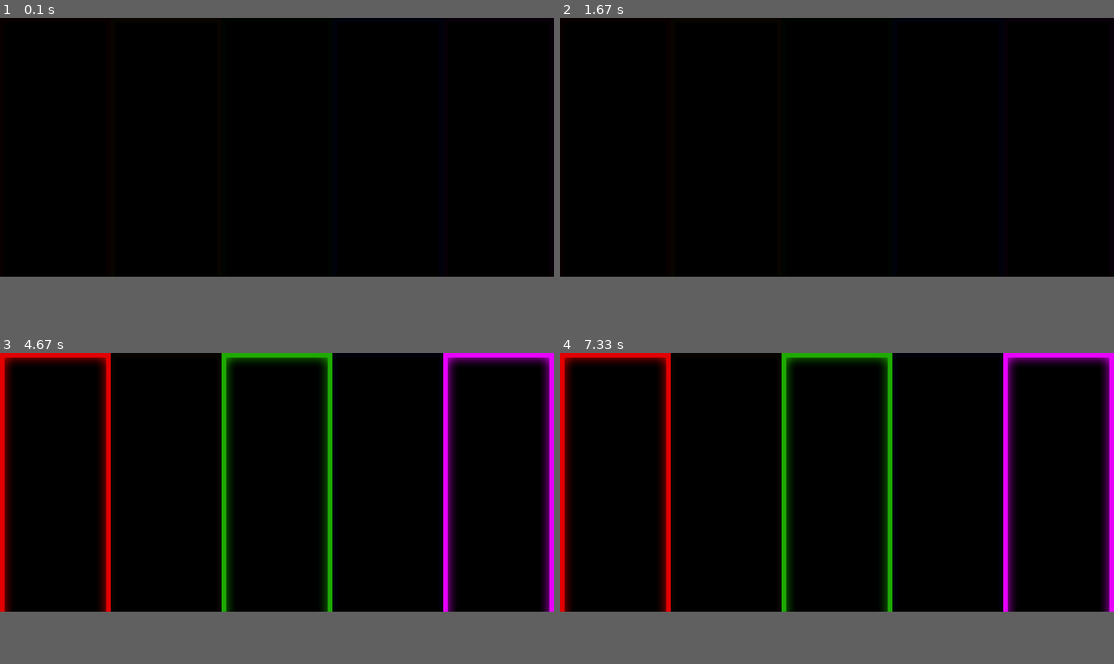
Above: before the commit, frames 1-4 (two rows, left to right).
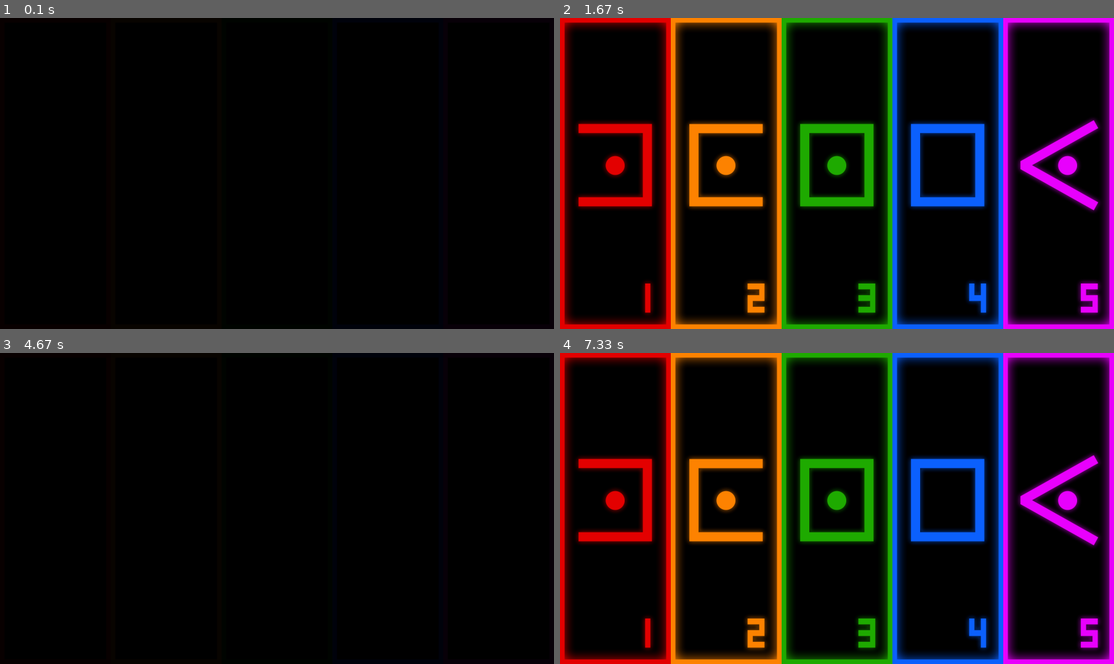
Above: after the commit, the same moments.

Repository: adambauman/python-summit-cipher
Game: pygame game, started from gs_summit_pygame.py
Two runs of this game, one before a commit and one after it. Both use one fixed random seed, a clock stepped at 60 frames per second and the inputs below.
Inputs:
- Up to frame 1 (0.1 s): no input
- Up to frame 2 (1.67 s): no input
- Up to frame 3 (4.67 s): no input
- Up to frame 4 (7.33 s): no input
In our replay, the window is 900x421 before the commit and 900x506 after it. These sizes can differ from the game's own. Grey fills any space a smaller window leaves; there, only what the larger window draws over its background counts as a difference.

The runs differ from the first frame. In frame 2, 37% of the frame differs, in the area x 0-100%, y 0-100%; in frame 3, 11%; in frame 4, 26%.

Commit message:
Updated active grpahics

Diff:
--- a/gs_summit_pygame.py
+++ b/gs_summit_pygame.py
@@ -2,6 +2,7 @@
 import time
 
 g_cipher_panels = []
+g_answer_count = 5
 
 def LoadCipherPanels():
     g_cipher_panels.append(
@@ -41,15 +42,14 @@
             pygame_screen.blit(single_panel['active_image'], single_panel['starting_pos'])
         else:
             pygame_screen.blit(single_panel['inactive_image'], single_panel['starting_pos'])
-        pygame.display.flip()
+    pygame.display.flip()
 
 
 def ResetCipherPanels(pygame_screen):
     for single_panel in g_cipher_panels:
         single_panel['is_active'] = False
         pygame_screen.blit(single_panel['inactive_image'], single_panel['starting_pos'])
-        pygame.display.flip()
-
+    pygame.display.flip()
 
 
 def HandleQuit(pygame):
@@ -62,7 +62,7 @@
 def main():
     pygame.init()
     pygame.display.set_caption("GS Summit Cipher")
-    screen = pygame.display.set_mode((1920, 900))
+    screen = pygame.display.set_mode((1920, 1080))
     screen.fill((0,128,128))
 
     LoadCipherPanels()
@@ -70,22 +70,15 @@
 
     running = True
     while running:
-##        for panel in g_cipher_panels:
-##            panel_area = (panel['starting_pos'][0],
-##                          panel['starting_pos'][1],
-##                          panel['active_image'].get_width(),
-##                          panel['active_image'].get_height())
-##
-##            pygame.draw.rect(screen,(0,0,0),panel_area)
-##            pygame.display.flip()
         ResetCipherPanels(screen)
-        time.sleep(2)
+        time.sleep(1)
         g_cipher_panels[0]['is_active'] = True
+        g_cipher_panels[1]['is_active'] = True
         g_cipher_panels[2]['is_active'] = True
+        g_cipher_panels[3]['is_active'] = True
         g_cipher_panels[4]['is_active'] = True
         DrawCipherPanels(screen)
-        time.sleep(0.5)
-
+        time.sleep(1)
         HandleQuit(pygame)
 
 if __name__ == "__main__":
Binary file changed: blue_plate_active.png
Binary file changed: green_plate_active.png
Binary file changed: orange_plate_active.png
Binary file changed: purple_plate_active.png
Binary file changed: red_plate_active.png
Not shown, changed: Summit Cipher Panels
